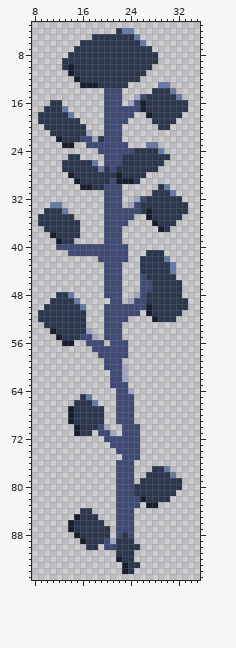
Edited in one commit: sprite sheet (game/resources/objects/tree.png). The picture above is the old version.
The file is 48x96 pixels. Shown: x 8..35, y 3..95.
Now the later version:
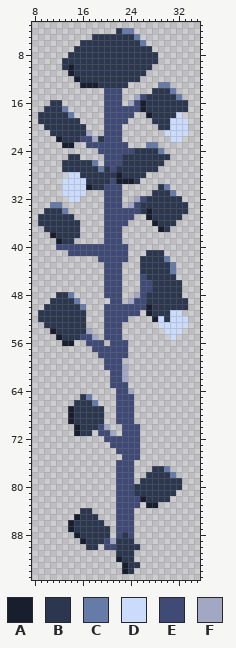
Palette (. is transparent): A #181e2e  B #2b364f  C #667ba8  D #cbdbfc  E #3f4b76  F #a2a8c3
Changes in this commit:
@@ x 28..35 @@
 17 BBBBBB..
-18 BBBBB...
-19 BBBB....
-20 .BB.....
-21 ........
-22 ........
+18 BBBBD...
+19 BBBDDD..
+20 .BBDDD..
+21 ..DDDD..
+22 ...DD...
 23 C.......
@@ x 11..18 @@
 27 ..BBBBBB
-28 ...ABBBB
-29 ....ABBB
-30 .....AAB
-31 ........
-32 ........
+28 ...DDBBB
+29 ..DDDDBB
+30 ..DDDDAB
+31 ..DDDD..
+32 ...DD...
 33 CC......
@@ x 27..35 @@
 50 ABBBBBB..
-51 ABBBBB...
-52 .ABBB....
-53 .........
-54 .........
-55 .........
+51 ABBBDD...
+52 .ADBDDD..
+53 ..DDDDD..
+54 ...DDD...
+55 ....D....
 56 .........
Boxes around the changes in both pictures, in picture pixels (x1, y1, x2, y2):
changed: (164, 112, 188, 142)
changed: (62, 172, 86, 202)
changed: (158, 310, 188, 340)
